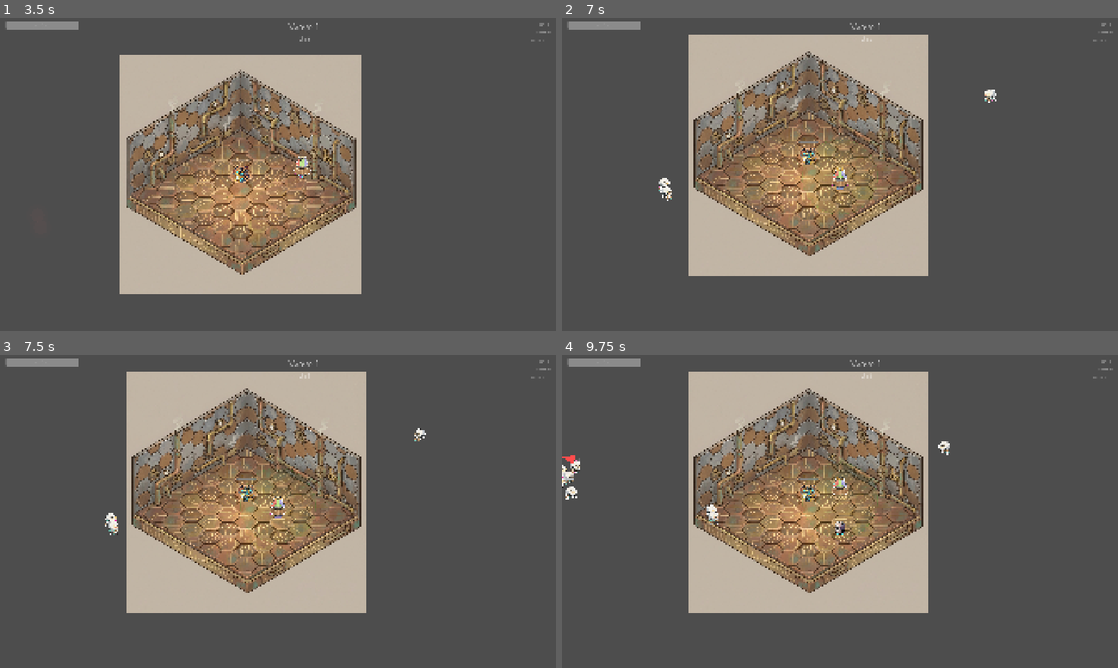
Above: before the commit, frames 1-4 (two rows, left to right).
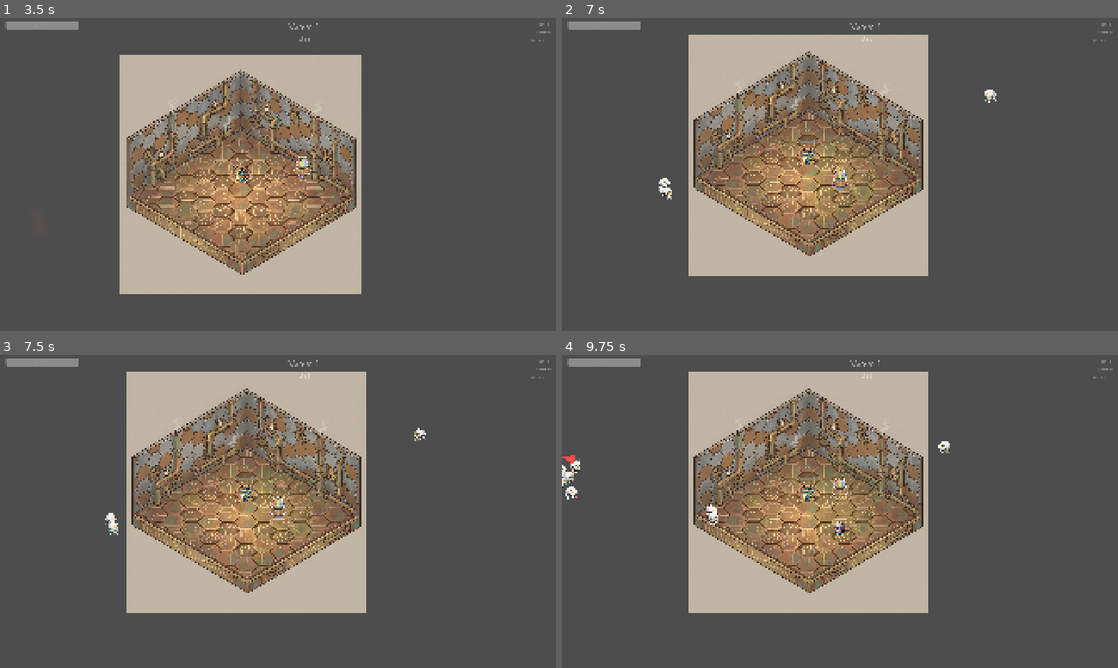
Above: after the commit, the same moments.

Repository: arebolledo2/turret-game
Game: Godot game, scene res://scenes/main.tscn
Two runs of this game, one before a commit and one after it. Both use one fixed random seed, a clock stepped at 60 frames per second and the inputs below.
Inputs (mouse positions are in pixels of both pictures, inside the frame that each line leads up to):
- Up to frame 1 (3.5 s): click "START GAME" at 0.5 s; tap Enter at 1.25 s; move the mouse to (400, 158) at 1.27 s; hold D (move_right) 1.28-2 s; tap F (pickup_turret) at 1.35 s; click (400, 158) at 1.42 s; drag from (166, 190) to (278, 174) at 2.02 s; move the mouse to (333, 105) at 2.77 s; hold D (move_right) from 2.78 s (still down); hold Shift from 2.78 s (still down)
- Up to frame 2 (7 s): release D (move_right) at 3.5 s; release Shift at 3.5 s; drag from (812, 237) to (862, 174) at 3.52 s; move the mouse to (1006, 221) at 4.27 s; hold A (move_left) 4.28-5 s; tap Ctrl at 4.35 s; drag from (673, 127) to (840, 174) at 5.02 s; move the mouse to (867, 174) at 5.77 s; hold S (move_down) 5.78-6.5 s; tap Tab (toggle_range) at 5.85 s; click (867, 174) at 5.92 s; drag from (756, 96) to (840, 187) at 6.52 s
- Up to frame 3 (7.5 s): move the mouse to (400, 495) at 7.27 s; hold W (move_up) from 7.28 s (still down); tap Alt at 7.35 s
- Up to frame 4 (9.75 s): release W (move_up) at 8 s; drag from (728, 527) to (973, 458) at 8.02 s; move the mouse to (895, 442) at 8.77 s; hold S (move_down) 8.78-9.5 s; tap F (pickup_turret) at 8.85 s; drag from (812, 574) to (573, 467) at 9.52 s

Frame 1 is identical in both runs. In frame 2, less than 0.1% of the frame differs, in the area x 17-78%, y 22-59%; in frame 3, less than 0.1%; in frame 4, less than 0.1%, in the area x 0-70%, y 27-55%.

Commit message:
feat: update economy scaling and add enemy idle animations
- Updated `EconomyService` to include wave-based scaling for reroll costs, making the shop more expensive as the game progresses.
- Adjusted `GameConstants` to increase wave price scaling and turret purchase penalties for better game balance.
- Implemented a procedural vertical "bounce" idle animation in `EnemyVisuals` for static enemy sprites using Tweens.
- Refactored `get_reroll_cost` to utilize the new wave-based multiplier logic.

Diff:
--- a/scripts/autoload/economy_service.gd
+++ b/scripts/autoload/economy_service.gd
@@ -23,10 +23,13 @@
 	turrets_purchased = 0
 
 
-## Calculate reroll cost based on current reroll count and modifiers
-func get_reroll_cost(reroll_cost_multiplier: float) -> int:
-	var base_cost := GameConstants.REROLL_BASE_COST + shop_reroll_count * GameConstants.REROLL_COST_INCREMENT
-	return int(base_cost * reroll_cost_multiplier)
+## Calculate reroll cost based on current reroll count, wave, and modifiers
+func get_reroll_cost(wave: int, reroll_cost_multiplier: float) -> int:
+	# Wave-based base cost: wave × 1.5
+	var wave_base_cost := wave * GameConstants.REROLL_WAVE_BASE_MULTIPLIER
+	# Add increment for each reroll this wave
+	var total_cost := wave_base_cost + shop_reroll_count * GameConstants.REROLL_COST_INCREMENT
+	return int(total_cost * reroll_cost_multiplier)
 
 
 ## Calculate wave completion gold bonus
--- a/scripts/components/enemy_visuals.gd
+++ b/scripts/components/enemy_visuals.gd
@@ -32,6 +32,10 @@
 # Status effect particles
 var fire_particles: GPUParticles2D = null
 
+# Idle animation
+var idle_tween: Tween = null
+var original_scale: Vector2 = Vector2.ONE
+
 func initialize(p_enemy: CharacterBody2D, p_base_scale: float, p_color_tint: Color, sprite_folder: String = "") -> void:
 	"""Initialize component with required references."""
 	enemy = p_enemy
@@ -53,6 +57,14 @@
 
 	# Apply initial visuals
 	_apply_visuals()
+
+	# Store original scale for animation
+	if sprite_node:
+		original_scale = sprite_node.scale
+
+	# Start idle bounce animation for static sprites
+	if not is_animated:
+		_start_idle_bounce()
 
 func _load_sprites(folder_path: String) -> void:
 	"""Load directional sprites from the specified folder."""
@@ -246,3 +258,36 @@
 	material.color_ramp = gradient
 
 	return material
+
+
+func _start_idle_bounce() -> void:
+	"""Start a subtle idle bounce animation using algorithmic tweening (vertical only)."""
+	if not sprite_node:
+		return
+
+	# Clean up any existing tween
+	if idle_tween and idle_tween.is_valid():
+		idle_tween.kill()
+
+	# Create new tween with random phase offset
+	idle_tween = enemy.create_tween()
+	idle_tween.set_loops()
+	idle_tween.set_ease(Tween.EASE_IN_OUT)
+	idle_tween.set_trans(Tween.TRANS_SINE)
+
+	# Random starting phase to prevent synchronized bouncing
+	var random_phase = randf() * 0.6
+
+	# Subtle bounce: only scale Y axis between 95% and 105% of base scale
+	var scale_x = original_scale.x # Keep horizontal scale constant
+	var scale_y_base = original_scale.y
+	var scale_y_down = scale_y_base * 0.95
+	var scale_y_up = scale_y_base * 1.0
+
+	# Duration is 0.6 seconds per half-cycle for a gentle, slow bounce
+	if random_phase > 0.3:
+		idle_tween.tween_property(sprite_node, "scale", Vector2(scale_x, scale_y_down), 0.6)
+		idle_tween.tween_property(sprite_node, "scale", Vector2(scale_x, scale_y_up), 0.6)
+	else:
+		idle_tween.tween_property(sprite_node, "scale", Vector2(scale_x, scale_y_up), 0.6)
+		idle_tween.tween_property(sprite_node, "scale", Vector2(scale_x, scale_y_down), 0.6)
--- a/scripts/data/game_constants.gd
+++ b/scripts/data/game_constants.gd
@@ -128,9 +128,10 @@
 const SHOP_OFFER_COUNT: int = 4
 const REROLL_BASE_COST: int = 1
 const REROLL_COST_INCREMENT: int = 1
+const REROLL_WAVE_BASE_MULTIPLIER: float = 1.5 # Wave-based base cost multiplier
 # Removed MAX_REROLLS_PER_WAVE - infinite rerolls allowed (cost still scales)
-const WAVE_PRICE_SCALE: float = 0.15
-const TURRET_PURCHASE_PENALTY: float = 0.25 # +25% per turret owned
+const WAVE_PRICE_SCALE: float = 0.2
+const TURRET_PURCHASE_PENALTY: float = 0.5 # +50% per turret owned
 const SHOP_ITEM_CHANCE: float = 0.65 # 65% item, 35% turret
 
 # =============================================================================
--- a/scripts/shop_manager.gd
+++ b/scripts/shop_manager.gd
@@ -235,11 +235,10 @@
 	return true
 
 func get_reroll_cost() -> int:
-	# Base cost increases with each reroll this wave
-	var reroll_cost := GameConstants.REROLL_BASE_COST + (GameConstants.REROLL_COST_INCREMENT * EconomyService.shop_reroll_count)
 	# Apply reroll cost multiplier from modifiers (e.g., Probability Matrix)
 	var item_multiplier := ItemTrackingService.get_reroll_cost_multiplier()
-	return int(reroll_cost * item_multiplier)
+	# Delegate to EconomyService with wave-based calculation
+	return EconomyService.get_reroll_cost(GameStateService.current_wave, item_multiplier)
 
 func can_afford_reroll() -> bool:
 	# Only check if player has enough gold (no max reroll limit)
--- a/tests/unit/test_economy_service.gd
+++ b/tests/unit/test_economy_service.gd
@@ -114,44 +114,67 @@
 # REROLL COST CALCULATION
 # =============================================================================
 
-func test_get_reroll_cost_no_rerolls():
+func test_get_reroll_cost_wave1_no_rerolls():
 	economy_service.shop_reroll_count = 0
-	var cost = economy_service.get_reroll_cost(1.0)
-	assert_eq(cost, GameConstants.REROLL_BASE_COST,
-		"First reroll should cost base amount")
-
-
-func test_get_reroll_cost_increments():
+	# Wave 1: 1 × 1.5 = 1 (rounded down)
+	var expected = int(1 * GameConstants.REROLL_WAVE_BASE_MULTIPLIER)
+	var cost = economy_service.get_reroll_cost(1, 1.0)
+	assert_eq(cost, expected,
+		"Wave 1, first reroll should cost 1 gold")
+
+
+func test_get_reroll_cost_wave5_no_rerolls():
+	economy_service.shop_reroll_count = 0
+	# Wave 5: 5 × 1.5 = 7 (rounded down)
+	var expected = int(5 * GameConstants.REROLL_WAVE_BASE_MULTIPLIER)
+	var cost = economy_service.get_reroll_cost(5, 1.0)
+	assert_eq(cost, expected,
+		"Wave 5, first reroll should cost 7 gold")
+
+
+func test_get_reroll_cost_wave1_with_rerolls():
 	economy_service.shop_reroll_count = 3
-	var expected = GameConstants.REROLL_BASE_COST + 3 * GameConstants.REROLL_COST_INCREMENT
-	var cost = economy_service.get_reroll_cost(1.0)
-	assert_eq(cost, expected,
-		"Cost should increase with reroll count")
-
-
-func test_get_reroll_cost_with_multiplier():
+	# Wave 1: (1 × 1.5) + (3 × 1) = 1 + 3 = 4
+	var expected = int(1 * GameConstants.REROLL_WAVE_BASE_MULTIPLIER + 3 * GameConstants.REROLL_COST_INCREMENT)
+	var cost = economy_service.get_reroll_cost(1, 1.0)
+	assert_eq(cost, expected,
+		"Wave 1, 4th reroll should cost 4 gold")
+
+
+func test_get_reroll_cost_wave3_with_rerolls():
 	economy_service.shop_reroll_count = 2
-	var base_cost = GameConstants.REROLL_BASE_COST + 2 * GameConstants.REROLL_COST_INCREMENT
+	# Wave 3: (3 × 1.5) + (2 × 1) = 4 + 2 = 6
+	var expected = int(3 * GameConstants.REROLL_WAVE_BASE_MULTIPLIER + 2 * GameConstants.REROLL_COST_INCREMENT)
+	var cost = economy_service.get_reroll_cost(3, 1.0)
+	assert_eq(cost, expected,
+		"Wave 3, 3rd reroll should cost 6 gold")
+
+
+func test_get_reroll_cost_with_item_multiplier():
+	economy_service.shop_reroll_count = 1
+	# Wave 2: (2 × 1.5) + (1 × 1) = 3 + 1 = 4, then × 1.5 = 6
+	var base_cost = 2 * GameConstants.REROLL_WAVE_BASE_MULTIPLIER + 1 * GameConstants.REROLL_COST_INCREMENT
 	var expected = int(base_cost * 1.5)
-	var cost = economy_service.get_reroll_cost(1.5)
-	assert_eq(cost, expected,
-		"Should apply multiplier to total cost")
+	var cost = economy_service.get_reroll_cost(2, 1.5)
+	assert_eq(cost, expected,
+		"Should apply item multiplier to total cost")
+
+
+func test_get_reroll_cost_with_discount():
+	economy_service.shop_reroll_count = 1
+	# Wave 5: (5 × 1.5) + (1 × 1) = 7 + 1 = 8, then × 0.5 = 4
+	var base_cost = 5 * GameConstants.REROLL_WAVE_BASE_MULTIPLIER + 1 * GameConstants.REROLL_COST_INCREMENT
+	var expected = int(base_cost * 0.5)
+	var cost = economy_service.get_reroll_cost(5, 0.5)
+	assert_eq(cost, expected,
+		"Should apply discount multiplier")
 
 
 func test_get_reroll_cost_rounds_down():
 	economy_service.shop_reroll_count = 0
-	var cost = economy_service.get_reroll_cost(1.25)
+	var cost = economy_service.get_reroll_cost(1, 1.25)
 	assert_typeof(cost, TYPE_INT,
 		"Cost should be an integer")
-
-
-func test_get_reroll_cost_discount():
-	economy_service.shop_reroll_count = 1
-	var base_cost = GameConstants.REROLL_BASE_COST + GameConstants.REROLL_COST_INCREMENT
-	var expected = int(base_cost * 0.5)
-	var cost = economy_service.get_reroll_cost(0.5)
-	assert_eq(cost, expected,
-		"Should apply discount multiplier")
 
 
 # =============================================================================
Not shown, added: REROLL_COST_IMPLEMENTATION.md
